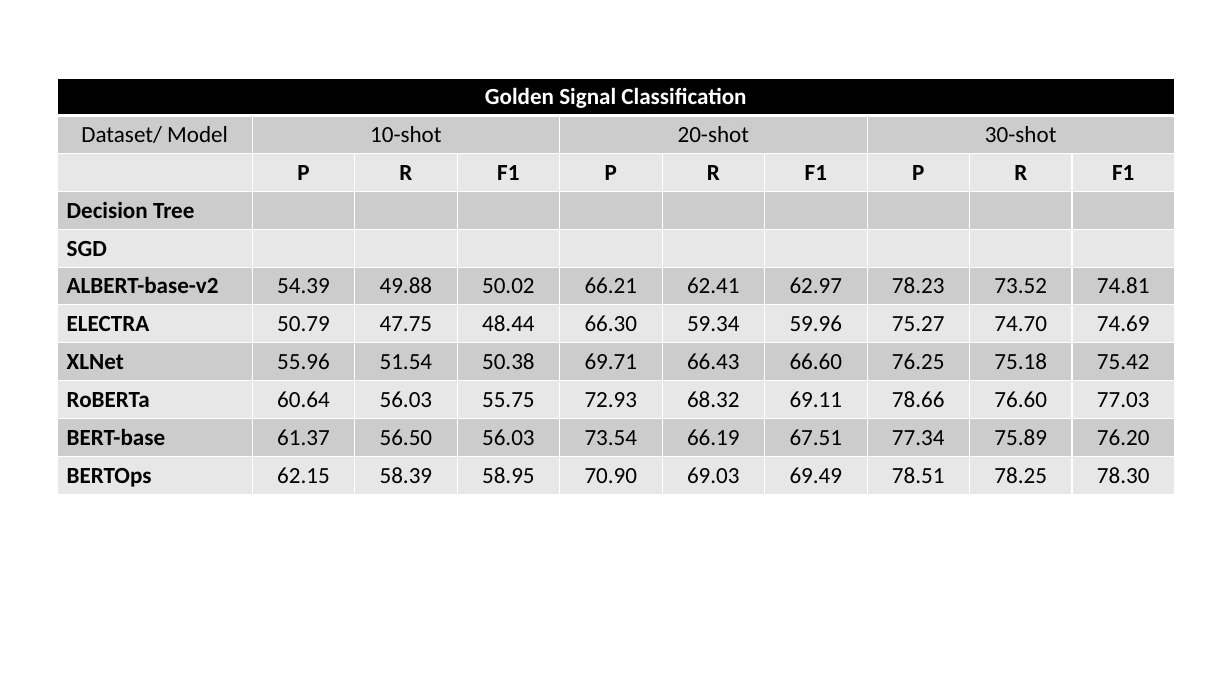
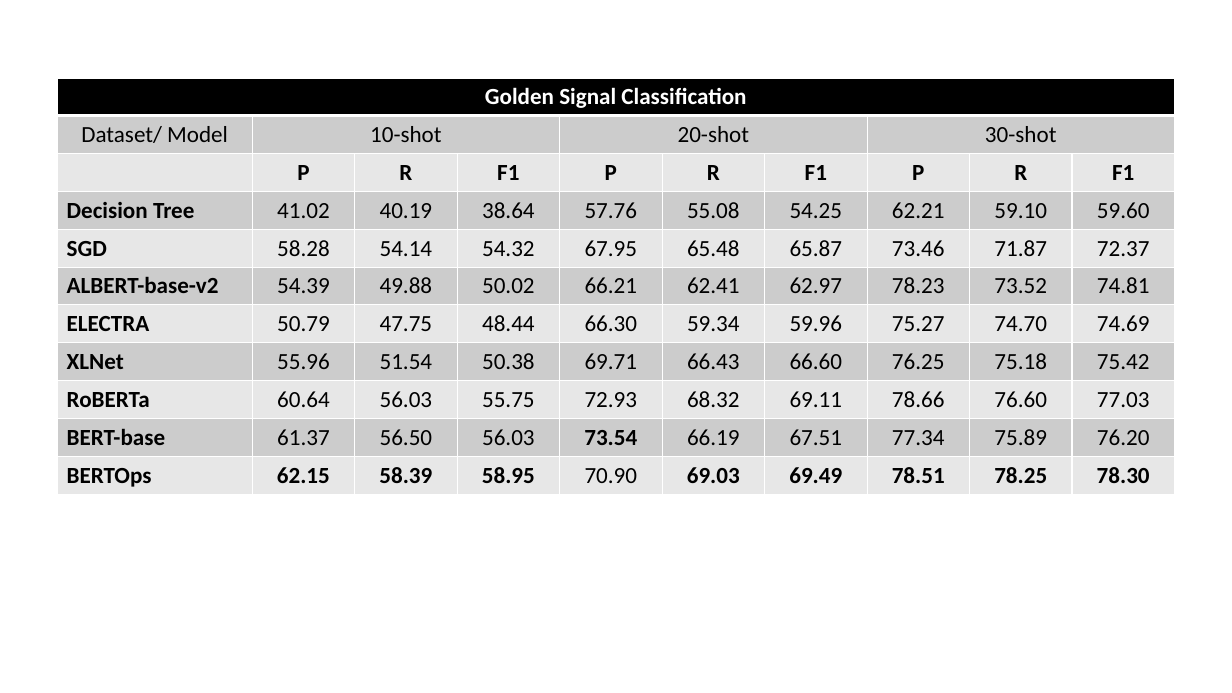
Before and after one commit to BertOps/bertops, a slide deck: slide 2 of results/Results.pptx. Drawn at 1232x693 pixels with LibreOffice and Linux fonts; fonts in the diff are those of the drawing. Boxes give left, top, right and bottom in pixels: in the first picture for what was removed or moved away, otherwise in the second. Text is boxed around its words. In the diff, an @@ line names an element or a change of style, - is before the commit and + after.

```diff
--- a/results/Results.pptx
+++ b/results/Results.pptx
@@ table at (57,79,1176,494) @@
-row 4: Decision Tree |  |  |  |  |  |  |  |  | 
+row 4: Decision Tree | 41.02 | 40.19 | 38.64 | 57.76 | 55.08 | 54.25 | 62.21 | 59.10 | 59.60
-row 5: SGD |  |  |  |  |  |  |  |  | 
+row 5: SGD | 58.28 | 54.14 | 54.32 | 67.95 | 65.48 | 65.87 | 73.46 | 71.87 | 72.37
@@ bold on in "73.54", "62.15", "58.39", "58.95" and 5 more places @@
```
Also in this commit, not shown: 2 other slides changed, 3 other files.
